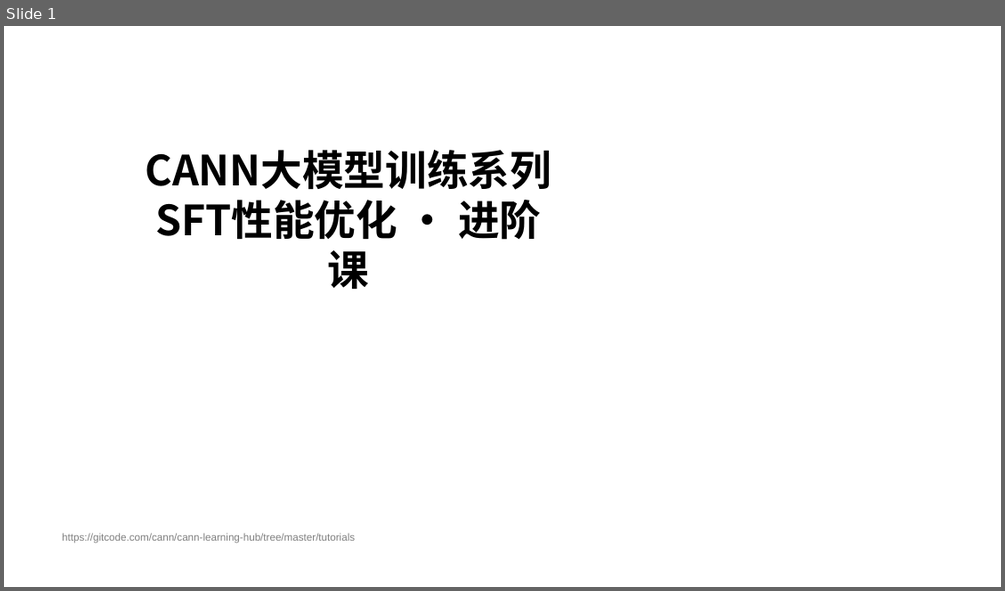
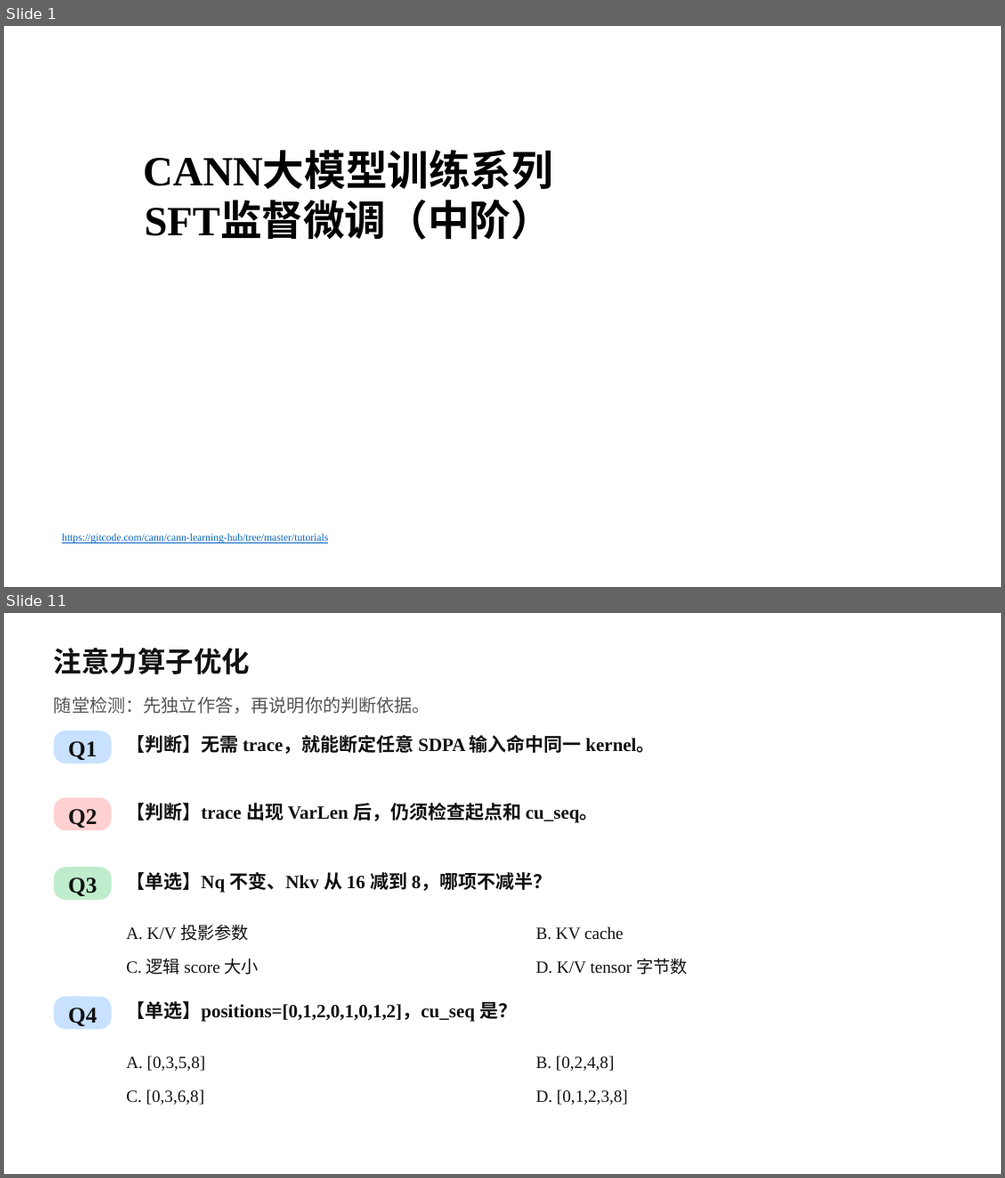
Before and after one commit to hicann/cann-learning-hub, a slide deck: tutorials/sft_training_pipeline/slides/02_sft_training_pipeline.pptx. Shown one above the other, each under a label of ours: slide 1 before the commit, slides 1 and 11 after it; the slides between them are not shown. The pictures are 1005x591 and 1005x1178 pixels, drawn with LibreOffice and Linux fonts; fonts in the diff are those of the drawing; background and template pictures are left out. Boxes give left, top, right and bottom in pixels: in the first picture for what was removed or moved away, otherwise in the second. Text is boxed around its words. In the diff, an @@ line names an element or a change of style, - is before the commit and + after.

Commit message:
docs: 更新 SFT/RL 中阶课程课件

# message auto-generated for no-merge-commit merge:
!1071 merge sft2 into test

docs: 更新 SFT/RL 中阶课程课件

Description: ## 描述
更新了训练课程SFT和RL部分的PPT

## 关联的Issue
不涉及ISSUE

## 测试
本次不涉及代码修改，无需测试

## 文档更新
在SFT和RL中的主README中新增对应的PPT链接地址

## 类型标签
<!--  [x] 表示选中 -->
- [ ] Bug修复
- [ ] 新特性
- [ ] 内容优化
- [x] 其他，请描述：更新课程PPT

## 其他信息
<!-- 在这里可以添加任何与这个 Pull Request 相关的其他说明。 -->

See merge request: cann/cann-learning-hub!1071

```diff
--- a/tutorials/sft_training_pipeline/slides/02_sft_training_pipeline.pptx
+++ b/tutorials/sft_training_pipeline/slides/02_sft_training_pipeline.pptx
@@ slide 11 added at <box>4,613,1001,1174</box>, background picture (left out) @@
@@ text added at <box>54,648,251,674</box>, 27 pt, text #111111, bold @@
+注意力算子优化
@@ text added at <box>54,697,430,714</box>, 17.2 pt, text #555555 @@
+随堂检测：先独立作答，再说明你的判断依据。
@@ rounded rectangle added at <box>54,730,112,763</box>, fill #C7E1FF, 21.8 pt, text #111111, bold @@
+Q1
@@ text added at <box>126,735,655,754</box>, 18 pt, text #111111, bold @@
+【判断】无需 trace，就能断定任意 SDPA 输入命中同一 kernel。
@@ rounded rectangle added at <box>54,798,112,831</box>, fill #FFD0D1, 21.8 pt, text #111111, bold @@
+Q2
@@ text added at <box>126,803,599,823</box>, 18 pt, text #111111, bold @@
+【判断】trace 出现 VarLen 后，仍须检查起点和 cu_seq。
@@ rounded rectangle added at <box>54,868,112,900</box>, fill #BFECCC, 21.8 pt, text #111111, bold @@
+Q3
@@ text added at <box>126,872,552,892</box>, 18 pt, text #111111, bold @@
+【单选】Nq 不变、Nkv 从 16 减到 8，哪项不减半？
@@ text added at <box>126,924,249,941</box>, 16.5 pt, text #111111 @@
+A. K/V 投影参数
@@ text added at <box>536,926,623,940</box>, 16.5 pt, text #111111 @@
+B. KV cache
@@ text added at <box>126,958,259,974</box>, 16.5 pt, text #111111 @@
+C. 逻辑 score 大小
@@ text added at <box>536,957,688,974</box>, 16.5 pt, text #111111 @@
+D. K/V tensor 字节数
@@ rounded rectangle added at <box>54,996,112,1029</box>, fill #C7E1FF, 21.8 pt, text #111111, bold @@
+Q4
@@ text added at <box>126,1001,517,1022</box>, 18 pt, text #111111, bold @@
+【单选】positions=[0,1,2,0,1,0,1,2]，cu_seq 是？
@@ text added at <box>126,1055,206,1070</box>, 16.5 pt, text #111111 @@
+A. [0,3,5,8]
@@ text added at <box>536,1055,615,1070</box>, 16.5 pt, text #111111 @@
+B. [0,2,4,8]
@@ text added at <box>126,1089,205,1104</box>, 16.5 pt, text #111111 @@
+C. [0,3,6,8]
@@ text added at <box>536,1089,628,1104</box>, 16.5 pt, text #111111 @@
+D. [0,1,2,3,8]
@@ slide 1 changed as well @@
@@ text at <box>143,153,553,190</box>: font Noto Sans CJK SC to Times New Roman in "CANN大模型训练系列" @@
@@ text at <box>145,203,552,240</box>: text changed; font Noto Sans CJK SC to Times New Roman @@
-SFT性能优化 · 进阶课
+SFT监督微调（中阶）
@@ text "https://gitcode.com/cann/cann-learning-hub/tree/master/tutor ..." at <box>62,533,328,543</box>: font Arial to Times New Roman, text colour #808080 to #0563C1, underline on @@
```
Also in this commit, not shown: 5 other slides changed, 29 other slides added, 31 slides removed, 1 other file.
